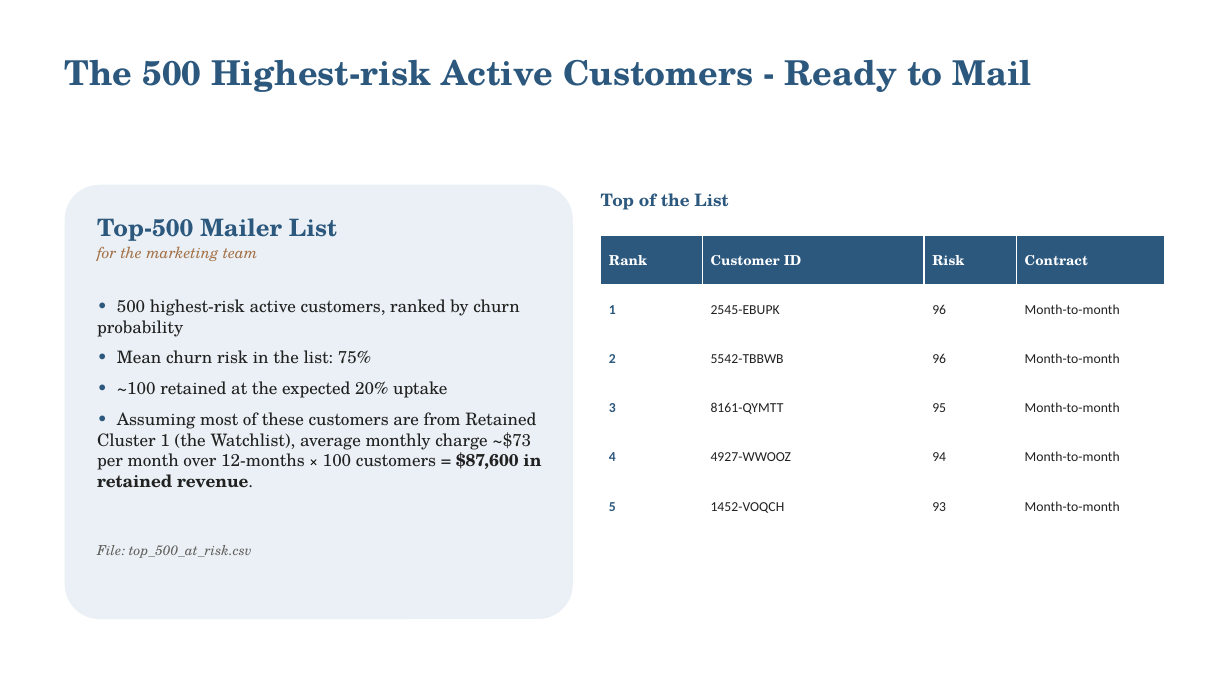
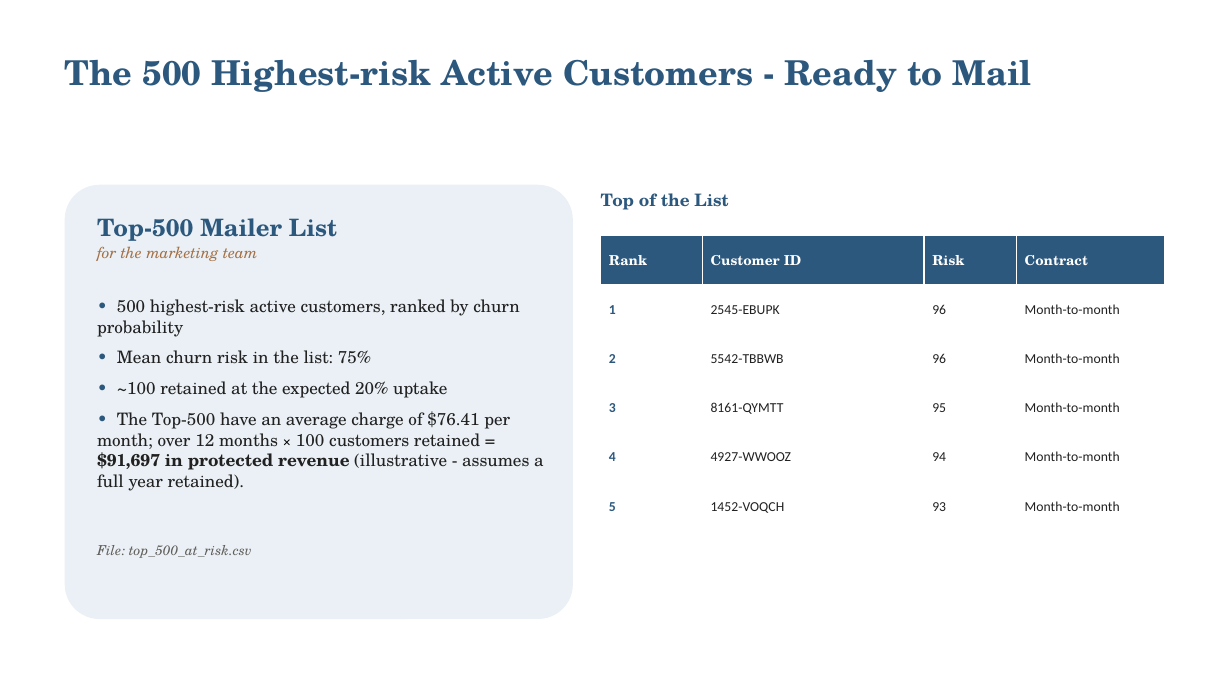
Before and after one commit to Sai-Bolla/SwanTeleco, a slide deck: slide 20 of SwanTeleco.pptx. Drawn at 1232x693 pixels with LibreOffice and Linux fonts; fonts in the diff are those of the drawing. Boxes give left, top, right and bottom in pixels: in the first picture for what was removed or moved away, otherwise in the second. Text is boxed around its words. In the diff, an @@ line names an element or a change of style, - is before the commit and + after.

```diff
--- a/SwanTeleco.pptx
+++ b/SwanTeleco.pptx
@@ text at (x1=97, y1=411, x2=544, y2=491): text changed @@
-• Assuming most of these customers are from Retained Cluster 1 (the Watchlist), average monthly charge ~$73 per month over 12-months ✕ 100 customers = $87,600 in retained revenue.
+• The Top-500 have an average charge of $76.41 per month; over 12 months ✕ 100 customers retained = $91,697 in protected revenue (illustrative - assumes a full year retained).
```
Also in this commit, not shown: 11 other slides changed.
